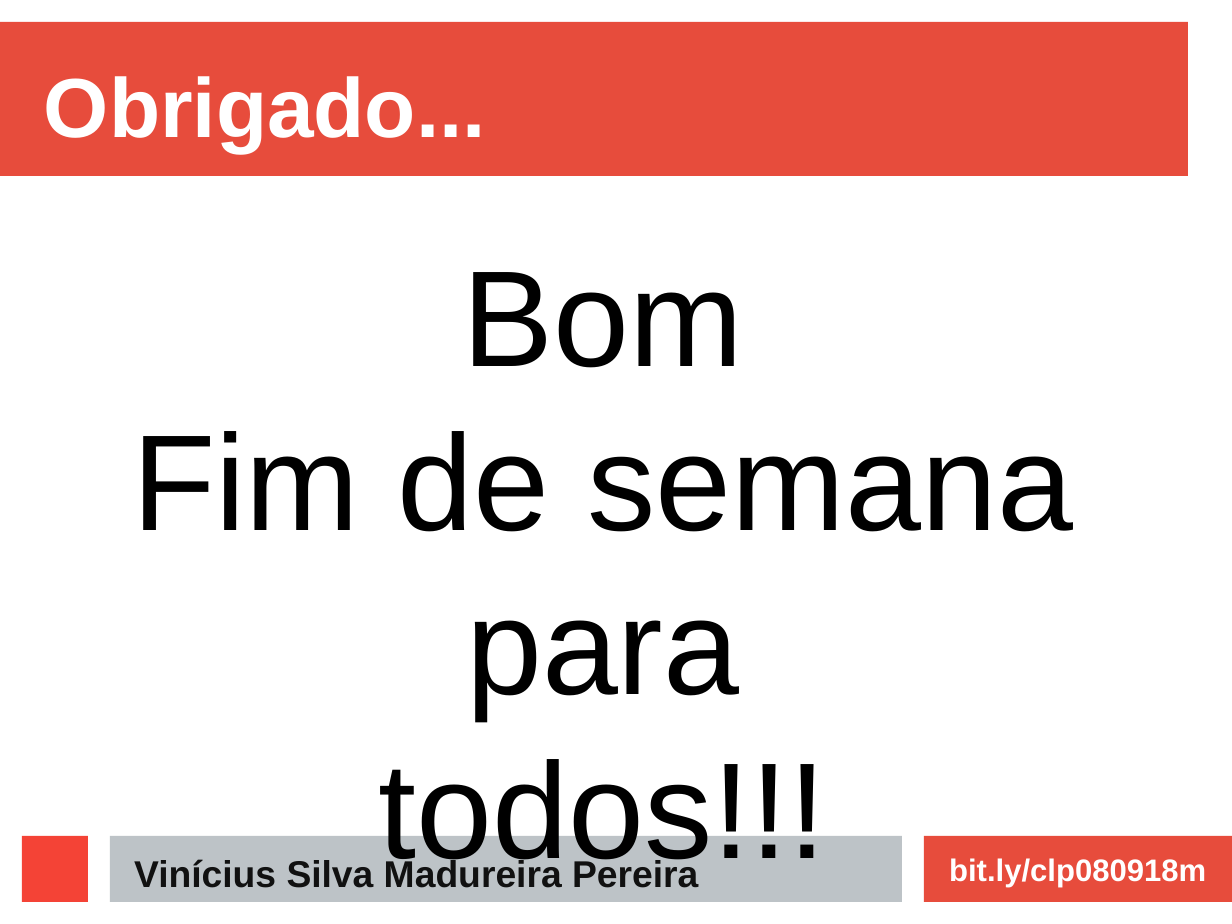
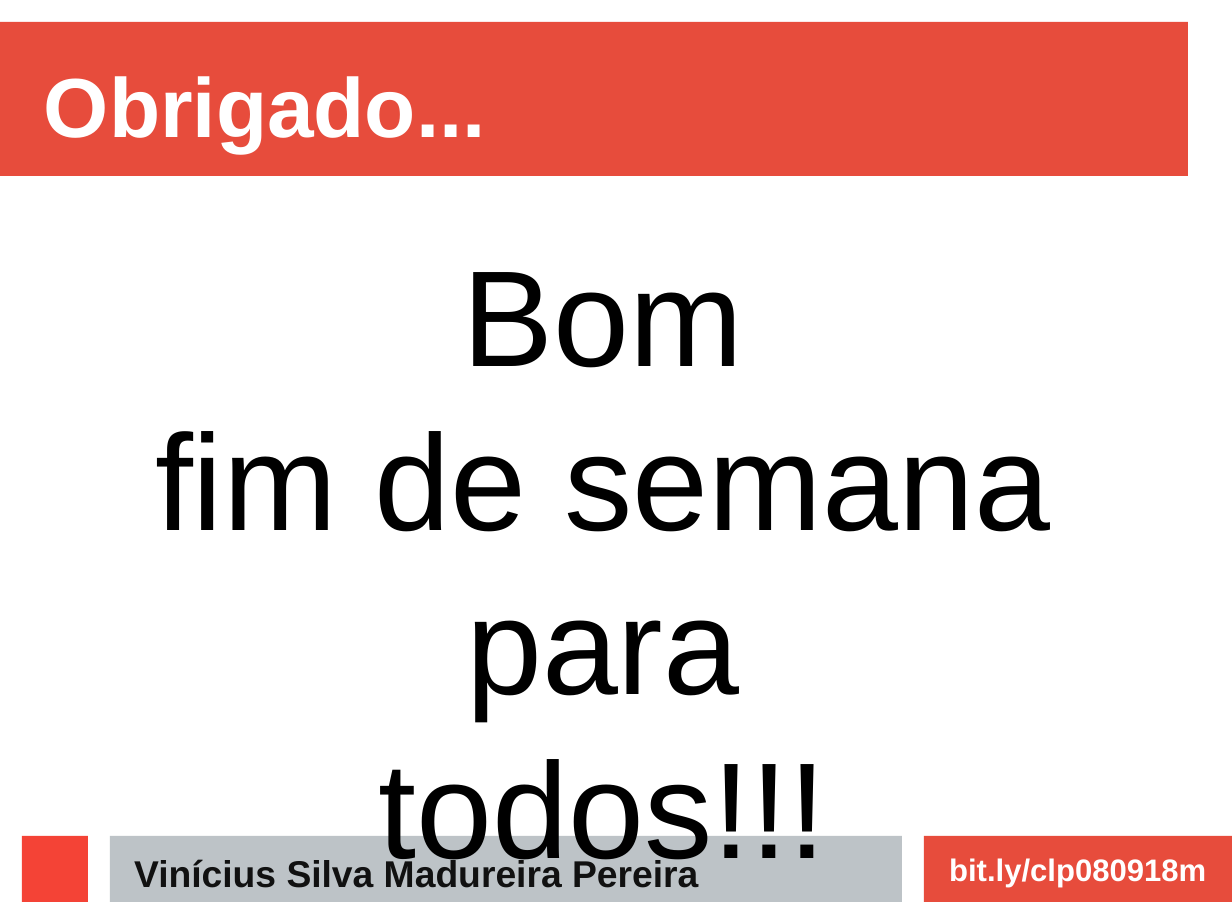
Before and after one commit to ViniciusMadureira/etec, a slide deck: slide 9 of plcs/080918/apresentacao_001.odp (slide 11 before the commit). Drawn at 1232x924 pixels with LibreOffice and Linux fonts; fonts in the diff are those of the drawing. Boxes give left, top, right and bottom in pixels: in the first picture for what was removed or moved away, otherwise in the second. Text is boxed around its words. In the diff, an @@ line names an element or a change of style, - is before the commit and + after.

```diff
--- a/plcs/080918/apresentacao_001.odp
+++ b/plcs/080918/apresentacao_001.odp
@@ text at (x1=155, y1=431, x2=1050, y2=532): text changed @@
-Fim de semana
+fim de semana
```
Also in this commit, not shown: 1 slide added, 3 other files.
